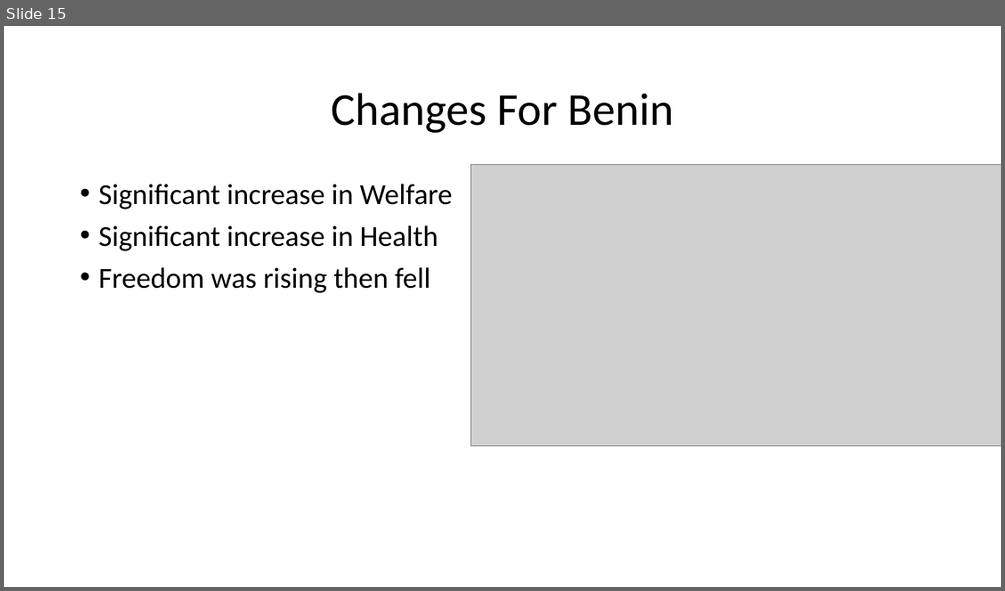
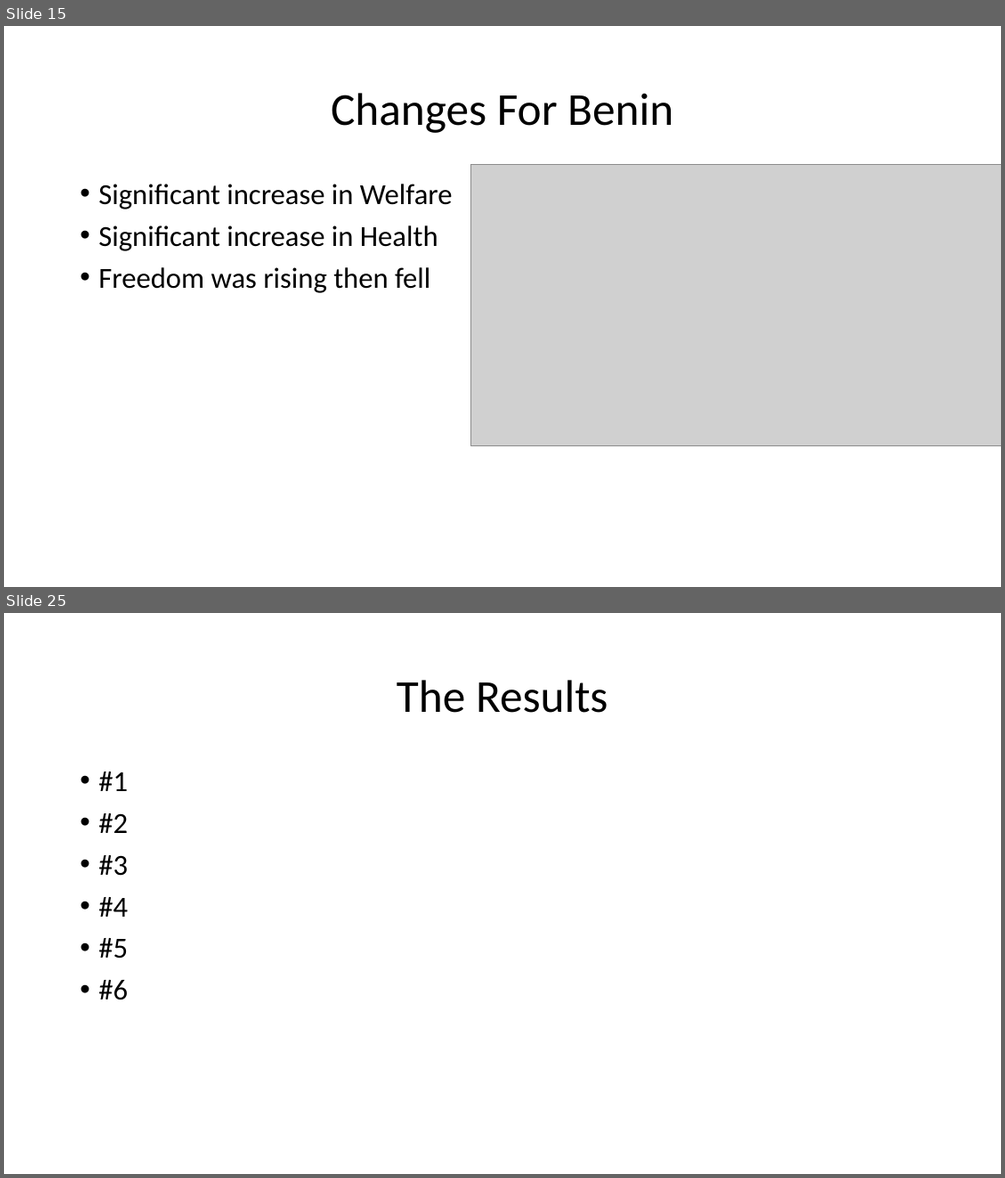
Before and after one commit to Chrybear/Factors-Of-Happiness-In-The-World, a slide deck: CSC 583 Project - Barrett & Bruggemann.pptx. Shown one above the other, each under a label of ours: slide 15 before the commit, slides 15 and 25 after it; the slides between them are not shown. The pictures are 1005x591 and 1005x1178 pixels, drawn with LibreOffice and Linux fonts; fonts in the diff are those of the drawing; grey boxes stand for pictures. Boxes give left, top, right and bottom in pixels: in the first picture for what was removed or moved away, otherwise in the second. Text is boxed around its words. In the diff, an @@ line names an element or a change of style, - is before the commit and + after.

```diff
--- a/CSC 583 Project - Barrett & Bruggemann.pptx
+++ b/CSC 583 Project - Barrett & Bruggemann.pptx
@@ slide 25 added at (4,613,1001,1174), background #FFFFFF @@
@@ title added at (396,680,607,713), 44 pt, text #000000 @@
+The Results
@@ text added at (98,771,128,1000), 28 pt, text #000000 @@
+• #1
+• #2
+• #3
+• #4
+• #5
+• #6
```
Also in this commit, not shown: 3 slides changed, 7 other slides added, 3 other files.
